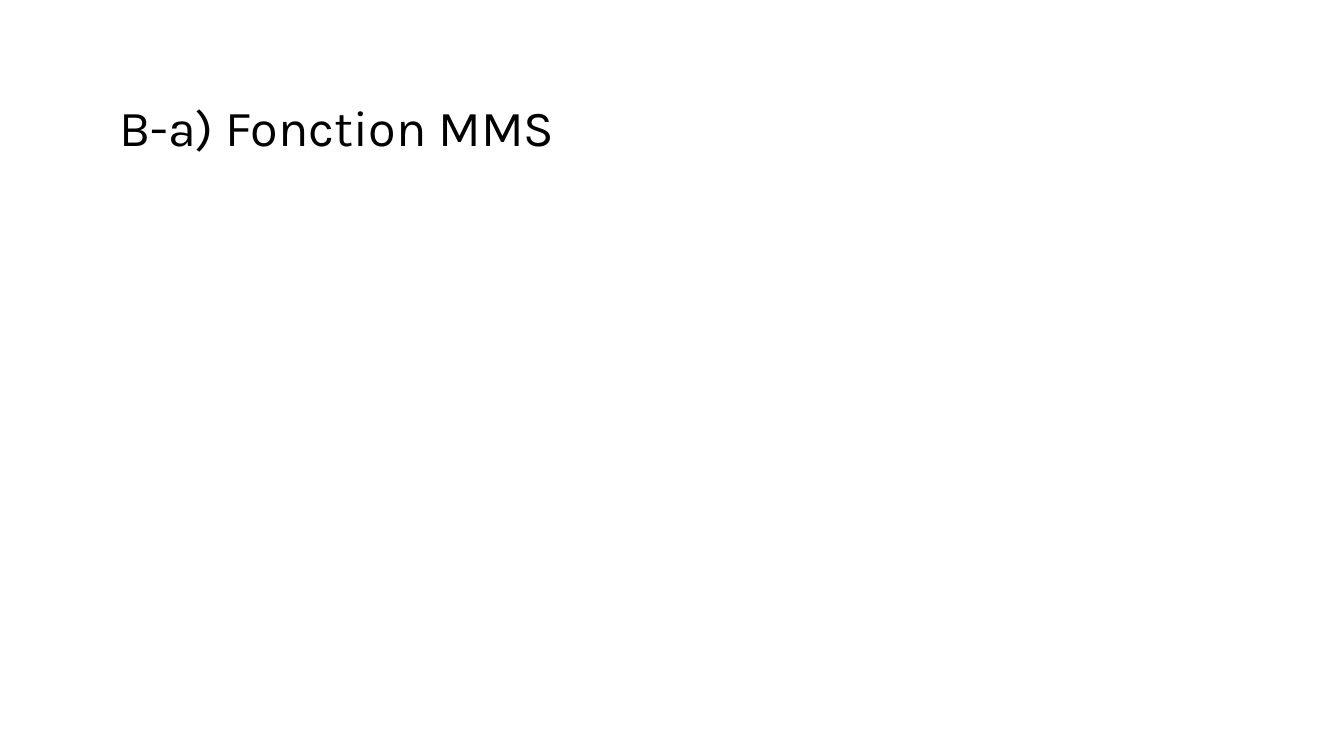
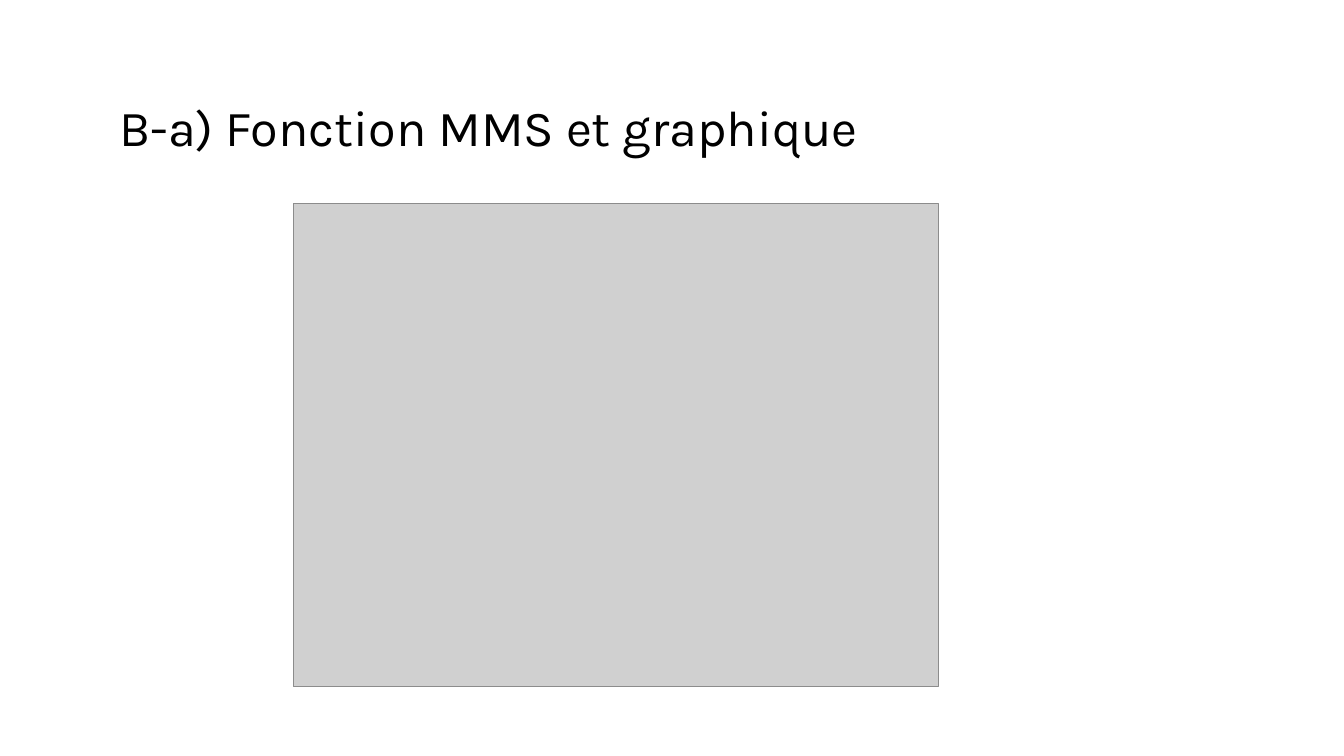
Before and after one commit to mehdibendaya/MEC8211DEV2, a slide deck: slide 7 of Devoir_2.pptx (slide 8 before the commit). Drawn at 1344x756 pixels with LibreOffice and Linux fonts; fonts in the diff are those of the drawing; grey boxes stand for pictures. Boxes give left, top, right and bottom in pixels: in the first picture for what was removed or moved away, otherwise in the second. Text is boxed around its words. In the diff, an @@ line names an element or a change of style, - is before the commit and + after.

```diff
--- a/Devoir_2.pptx
+++ b/Devoir_2.pptx
@@ text at (x1=119, y1=109, x2=858, y2=158): text changed @@
-B-a) Fonction MMS
+B-a) Fonction MMS et graphique
@@ picture added at (x1=293, y1=204, x2=939, y2=688) @@
```
Also in this commit, not shown: 4 other slides changed, 2 slides added, 2 slides removed.
